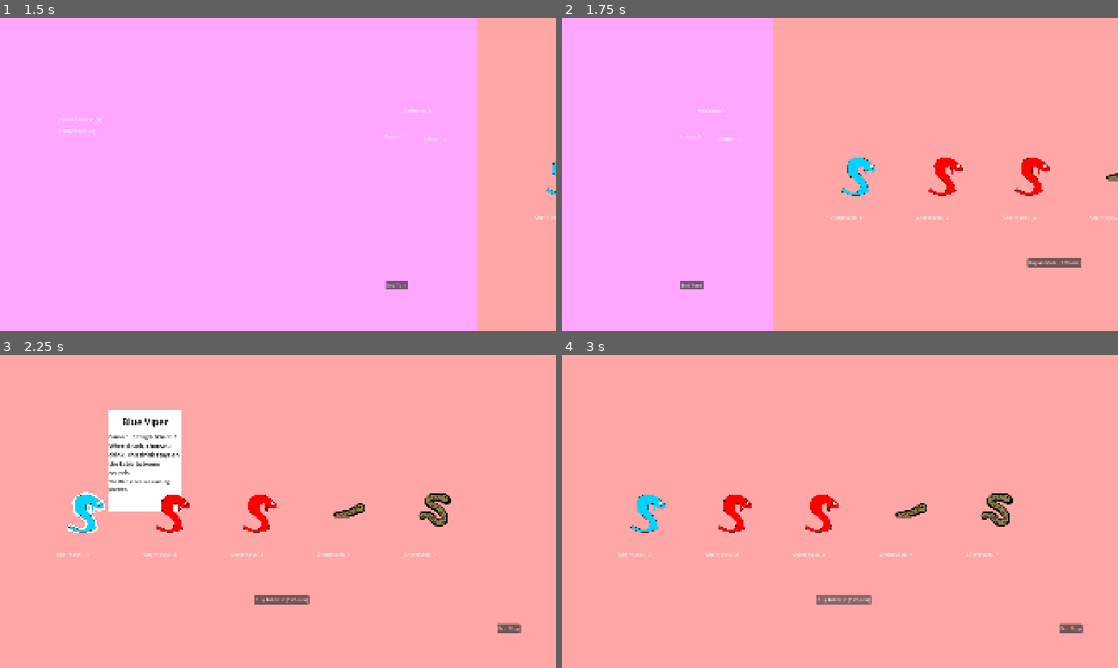
Above: before the commit, frames 1-4 (two rows, left to right).
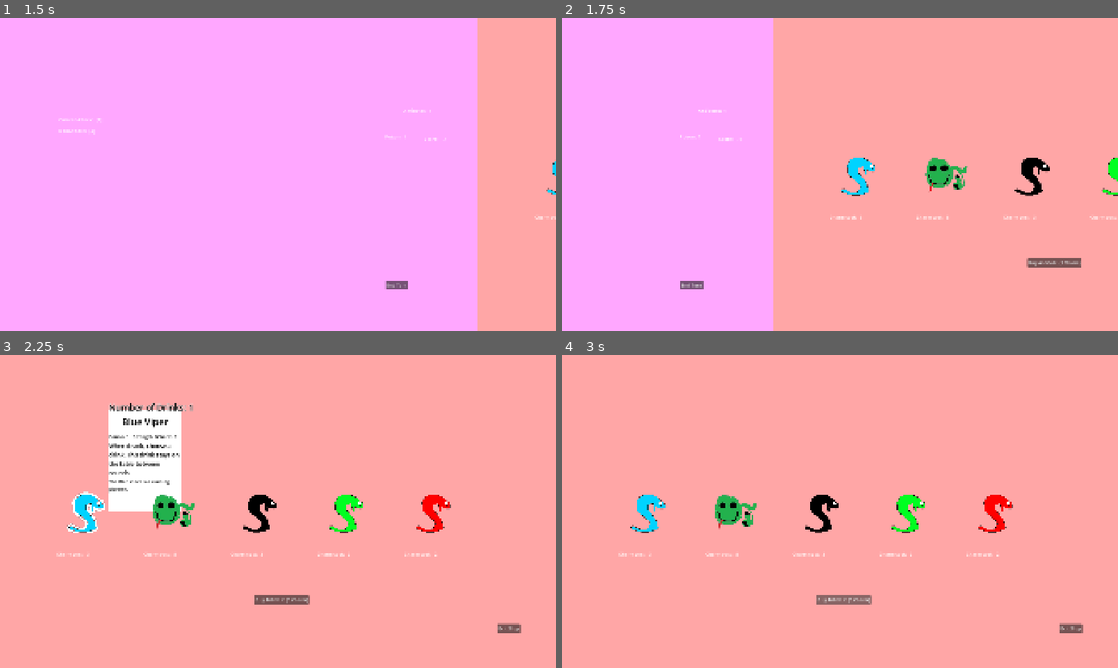
Above: after the commit, the same moments.

Repository: Novali91/Snakeeyes
Game: Godot game, scene res://01_Managers/01_StateManager/top_state_machine.tscn
The game is run twice, just before and just after one commit, with the same random seed, the same clock (stepped at 60 frames per second) and the same inputs.
Inputs (mouse positions are in pixels of both pictures, inside the frame that each line leads up to):
- Up to frame 1 (1.5 s): click "End Turn" at 0.5 s; click "Continue" at 1.25 s
- Up to frame 2 (1.75 s): no input
- Up to frame 3 (2.25 s): move the mouse to (100, 511) at 2.02 s; hold Right (right) from 2.03 s (still down); click (100, 511) at 2.17 s
- Up to frame 4 (3 s): release Right (right) at 2.75 s; click "Buy Antidote (3 Charm)" at 2.75 s

Frame 1 is identical in both runs. In frame 2, 1.1% of the frame differs, in the area x 65-100%, y 44-64%; in frame 3, 2.1%, in the area x 19-82%, y 15-65%; in frame 4, 1.9%.

Commit message:
Implemented hydra and friendly snake, reworked some systems, added some devart for cannibal, ambush, hydra, familiar, and friendly

Diff:
--- a/01_Managers/01_StateManager/01_States/02_Play/ability_helper.gd
+++ b/01_Managers/01_StateManager/01_States/02_Play/ability_helper.gd
@@ -12,6 +12,9 @@
 const GARDEN_SNAKE: int = 5
 const CLAIRVOYANT_SNAKE: int = 6
 const CANNIBAL_SNAKE: int = 7
+const HYDRA: int = 8
+const FRIENDLY_SNAKE: int = 9
+const FAMILIAR_SNAKE: int = 10
 
 func trigger_ability(ind: int, drink_position: Vector2) -> void:
 	match ind:
@@ -45,9 +48,9 @@
 			sm.camera_manager.switch_screen(sm.camera_manager.LEFT)
 			sm.camera_manager.lock_camera()
 			var snake: Snake = await sm.deck_manager.ability_helper.choose_snake()
-			sm.camera_manager.unlock_camera()
+			#sm.camera_manager.unlock_camera()
 			sm.camera_manager.switch_screen(sm.camera_manager.MIDDLE) # This logic should be updated when camera manager is updated
-			sm.camera_manager.lock_camera()
+			#sm.camera_manager.lock_camera()
 			var clairvoyant_drink: DrinkResource = sm.deck_manager.ability_helper.get_clairvoyant_drink(snake)
 			play_state.play_card(clairvoyant_drink, drink_position)
 			sm.camera_manager.unlock_camera()
@@ -58,7 +61,19 @@
 			sm.deck_manager.remove_snake(snake)
 			sm.camera_manager.unlock_camera()
 			pass
-		pass
+		HYDRA:
+			sm.camera_manager.switch_screen(sm.camera_manager.LEFT)
+			sm.camera_manager.lock_camera()
+			var snake: Snake = await sm.deck_manager.ability_helper.choose_snake()
+			snake.num_drinks += 1
+			snake.instantiate_tooltip()
+			sm.camera_manager.unlock_camera()
+			pass
+		FRIENDLY_SNAKE:
+			sm.hand_manager.ability_helper.change_poison_values_in_hand(1)
+			pass
+		FAMILIAR_SNAKE:
+			pass
 
 func draw_cards(num: int) -> void:
 	var num_drinks = sm.hand_manager.get_num_drinks()
--- a/01_Managers/01_StateManager/01_States/02_Play/play_state.gd
+++ b/01_Managers/01_StateManager/01_States/02_Play/play_state.gd
@@ -11,6 +11,7 @@
 
 func enter() -> void:
 	_ability_helper.draw_cards(5)
+	sm.hand_manager.drinks_drinkable = true
 	sm.end_turn_button.make_pressable()
 	sm.camera_manager.unlock_camera()
 
@@ -43,5 +44,6 @@
 		sm.switch_state(sm.States.PASS_OUT)
 
 func _end_turn() -> void:
+	sm.hand_manager.drinks_drinkable = false
 	sm.hand_manager.end_turn_discard()
 	sm.switch_state(sm.States.POISON_ROLL)
--- a/01_Managers/01_StateManager/02_GameStats/game_stats.gd
+++ b/01_Managers/01_StateManager/02_GameStats/game_stats.gd
@@ -35,7 +35,10 @@
 	load("res://02_Deck/02_Snakes/01_SpecificSnakes/garden_snake.tres"),
 	load("res://02_Deck/02_Snakes/01_SpecificSnakes/clairvoyant_snake.tres"),
 	load("res://02_Deck/02_Snakes/01_SpecificSnakes/ambush_viper.tres"),
-	load("res://02_Deck/02_Snakes/01_SpecificSnakes/cannibal_snake.tres")
+	load("res://02_Deck/02_Snakes/01_SpecificSnakes/cannibal_snake.tres"),
+	load("res://02_Deck/02_Snakes/01_SpecificSnakes/hydra.tres"),
+	load("res://02_Deck/02_Snakes/01_SpecificSnakes/friendly_snake.tres")
+	#load("res://02_Deck/02_Snakes/01_SpecificSnakes/familiar_snake.tres")
 ]
 
 var rare_snakes: Array[SnakeResource] = [
--- a/01_Managers/03_DeckManager/deck_manager.gd
+++ b/01_Managers/03_DeckManager/deck_manager.gd
@@ -44,9 +44,10 @@
 func reshuffle_drawpile() -> void:
 	# Maybe this is where we put the animation for refilling the drinks if we want one?
 	for snake: Snake in snake_deck:
-		var new_drink: Drink = create_drink(snake.current_drink, snake.attached_snake.drink_resource)
-		drink_drawpile.push_back(new_drink)
-		tooltip_manager.add_item(new_drink)
+		for num_drink: int in snake.num_drinks:
+			var new_drink: Drink = create_drink(snake.current_drink, snake.attached_snake.drink_resource)
+			drink_drawpile.push_back(new_drink)
+			tooltip_manager.add_item(new_drink)
 
 	shuffle_drawpile()
 	pass
--- a/01_Managers/04_HandManager/hand_ability_helper.gd
+++ b/01_Managers/04_HandManager/hand_ability_helper.gd
@@ -31,3 +31,9 @@
 
 	drink.instantiate_tooltip()
 	return
+
+func change_poison_values_in_hand(change: int) -> void:
+	for drink in hm.drinks:
+		drink.attached_drink.poison -= change
+		drink.instantiate_tooltip()
+	return
--- a/01_Managers/05_Tooltip_Manager/tooltip.gd
+++ b/01_Managers/05_Tooltip_Manager/tooltip.gd
@@ -31,6 +31,8 @@
 @onready var poison_label: Label = $Poison
 @onready var strength_label: Label = $Strength
 @onready var charm_label: Label = $Charm
+## For now, this label exists as a placeholder
+@onready var num_drinks_label: Label = $NumDrinks
 
 ## Assuming viewport size does NOT change midgame (idk if it can or not)
 @onready var viewport_size: Vector2 = get_viewport_rect().size
@@ -97,11 +99,11 @@
 	poison_label.visible=true
 	strength_label.visible = true
 	charm_label.visible = true
+	num_drinks_label.visible = true
 	pass
 
 func deactivate() -> void:
 	is_active = false
-	tooltip_sprite.visible = false
 	tooltip_sprite.visible = false
 	name_label.visible = false
 	desc_label.visible = false
@@ -109,6 +111,7 @@
 	poison_label.visible=false
 	strength_label.visible = false
 	charm_label.visible = false
+	num_drinks_label.visible = false
 	pass
 
 ## Used to instantiate the values in the tooltip descriptions using the drink/snake resource
@@ -122,12 +125,13 @@
 
 	pass
 
-func instantiate_snake_values(info: SnakeResource, current_drink: DrinkResource) -> void:
+func instantiate_snake_values(info: SnakeResource, current_drink: DrinkResource, num_drinks) -> void:
 	name_label.text = info.snake_name
 	desc_label.text = info.description
 	flavour_label.text = info.flavour_text
 	poison_label.text = "Poison: " + str(current_drink.poison)
 	strength_label.text = "Strength: " + str(current_drink.strength)
 	charm_label.text = "Charm: " + str(current_drink.charm)
+	num_drinks_label.text = "Number of Drinks: " + str(num_drinks)
 
 	pass
--- a/01_Managers/05_Tooltip_Manager/tooltip.tscn
+++ b/01_Managers/05_Tooltip_Manager/tooltip.tscn
@@ -30,6 +30,11 @@
 
 [sub_resource type="LabelSettings" id="LabelSettings_wv1ln"]
 font_color = Color(0, 0, 0, 1)
+
+[sub_resource type="LabelSettings" id="LabelSettings_lupg5"]
+font_size = 30
+font_color = Color(0, 0, 0, 1)
+outline_size = 6
 
 [node name="Tooltip" type="Node2D" unique_id=1158809468]
 script = ExtResource("1_vrqg4")
@@ -86,3 +91,9 @@
 offset_right = 249.0
 offset_bottom = 110.0
 label_settings = SubResource("LabelSettings_wv1ln")
+
+[node name="NumDrinks" type="Label" parent="." unique_id=167646664]
+visible = false
+offset_top = -30.0
+offset_right = 250.0
+label_settings = SubResource("LabelSettings_lupg5")
--- a/02_Deck/01_Drinks/01_SpecificDrinks/ambush_viper_venom.tres
+++ b/02_Deck/01_Drinks/01_SpecificDrinks/ambush_viper_venom.tres
@@ -1,6 +1,6 @@
 [gd_resource type="Resource" script_class="DrinkResource" format=3 uid="uid://duwfy2s813wch"]
 
-[ext_resource type="Texture2D" uid="uid://khalr0y0tw6o" path="res://05_Assets/01_Art/01_DevArt/Ambush_Snake.png" id="1_axjnp"]
+[ext_resource type="Texture2D" uid="uid://dr3karg7eg7u4" path="res://05_Assets/01_Art/01_DevArt/Ambush_Snake_Drink.png" id="1_axjnp"]
 [ext_resource type="Script" uid="uid://cysm36u2jsf44" path="res://02_Deck/01_Drinks/drink_resource.gd" id="1_wre0m"]
 
 [resource]
--- a/02_Deck/01_Drinks/01_SpecificDrinks/cannibal_snake_venom.tres
+++ b/02_Deck/01_Drinks/01_SpecificDrinks/cannibal_snake_venom.tres
@@ -1,7 +1,7 @@
 [gd_resource type="Resource" script_class="DrinkResource" format=3 uid="uid://doxoftcmguwnt"]
 
 [ext_resource type="Script" uid="uid://cysm36u2jsf44" path="res://02_Deck/01_Drinks/drink_resource.gd" id="1_kcvr0"]
-[ext_resource type="Texture2D" uid="uid://bjvvl31o8nip7" path="res://05_Assets/01_Art/01_DevArt/red_snake.png" id="1_ymohw"]
+[ext_resource type="Texture2D" uid="uid://bn0g7rqiaorc8" path="res://05_Assets/01_Art/01_DevArt/Cannibal_Snake_Drink.png" id="1_ymohw"]
 
 [resource]
 script = ExtResource("1_kcvr0")
--- /dev/null
+++ b/02_Deck/01_Drinks/01_SpecificDrinks/familiar_drink.tres
@@ -0,0 +1,7 @@
+[gd_resource type="Resource" script_class="DrinkResource" format=3 uid="uid://efsx0rrmhjkh"]
+
+[ext_resource type="Script" uid="uid://cysm36u2jsf44" path="res://02_Deck/01_Drinks/drink_resource.gd" id="1_ttjk1"]
+
+[resource]
+script = ExtResource("1_ttjk1")
+metadata/_custom_type_script = "uid://cysm36u2jsf44"
--- /dev/null
+++ b/02_Deck/01_Drinks/01_SpecificDrinks/friendly_drink.tres
@@ -0,0 +1,16 @@
+[gd_resource type="Resource" script_class="DrinkResource" format=3 uid="uid://dppinbuux6fee"]
+
+[ext_resource type="Texture2D" uid="uid://cy1ky6dowclq0" path="res://05_Assets/01_Art/01_DevArt/Friendly_Drink.png" id="1_8a6ts"]
+[ext_resource type="Script" uid="uid://cysm36u2jsf44" path="res://02_Deck/01_Drinks/drink_resource.gd" id="1_ssmvy"]
+
+[resource]
+script = ExtResource("1_ssmvy")
+drink_name = "Friendly Venom"
+drink_sprite = ExtResource("1_8a6ts")
+poison = 4
+charm = 1
+special_ability = 9
+cost = 7
+description = "When drank, reduce the poison of all drinks in your hand by 1."
+flavour_text = "They say that after drinking this snake's venom, you just light up the room."
+metadata/_custom_type_script = "uid://cysm36u2jsf44"
--- /dev/null
+++ b/02_Deck/01_Drinks/01_SpecificDrinks/hydra_venom.tres
@@ -0,0 +1,17 @@
+[gd_resource type="Resource" script_class="DrinkResource" format=3 uid="uid://bmgd0eihuujmf"]
+
+[ext_resource type="Texture2D" uid="uid://dv1b58tri3jog" path="res://05_Assets/01_Art/01_DevArt/Hydra_Drink.png" id="1_igc5v"]
+[ext_resource type="Script" uid="uid://cysm36u2jsf44" path="res://02_Deck/01_Drinks/drink_resource.gd" id="1_kce5o"]
+
+[resource]
+script = ExtResource("1_kce5o")
+drink_name = "Hydra Venom"
+drink_sprite = ExtResource("1_igc5v")
+poison = 2
+strength = 1
+charm = 1
+special_ability = 8
+cost = 10
+description = "When drank, choose a snake. That snake produces an extra drink permanently."
+flavour_text = "Side effects include: Abnormal growth out of each shoulder"
+metadata/_custom_type_script = "uid://cysm36u2jsf44"
--- a/02_Deck/01_Drinks/drink_resource.gd
+++ b/02_Deck/01_Drinks/drink_resource.gd
@@ -19,3 +19,6 @@
 # For tooltip
 @export var description: String = "No ability."
 @export var flavour_text: String
+
+## This is for familiar snake. Placeholder solution. Avery: how would we do this?
+@export var times_drank: int = 0
--- a/02_Deck/02_Snakes/01_SpecificSnakes/cannibal_snake.tres
+++ b/02_Deck/02_Snakes/01_SpecificSnakes/cannibal_snake.tres
@@ -2,7 +2,7 @@
 
 [ext_resource type="Resource" uid="uid://doxoftcmguwnt" path="res://02_Deck/01_Drinks/01_SpecificDrinks/cannibal_snake_venom.tres" id="1_aarbo"]
 [ext_resource type="Script" uid="uid://6sj3dk6frj4" path="res://02_Deck/02_Snakes/snake_resource.gd" id="1_wgvlc"]
-[ext_resource type="Texture2D" uid="uid://74xiq8gf18vb" path="res://05_Assets/01_Art/01_DevArt/red_poison.png" id="3_6w75r"]
+[ext_resource type="Texture2D" uid="uid://ulmcp8f4imxs" path="res://05_Assets/01_Art/01_DevArt/Cannibal_Snake.png" id="3_6w75r"]
 
 [resource]
 script = ExtResource("1_wgvlc")
--- /dev/null
+++ b/02_Deck/02_Snakes/01_SpecificSnakes/familiar_snake.tres
@@ -0,0 +1,7 @@
+[gd_resource type="Resource" script_class="SnakeResource" format=3 uid="uid://bec50sj77eqt6"]
+
+[ext_resource type="Script" uid="uid://6sj3dk6frj4" path="res://02_Deck/02_Snakes/snake_resource.gd" id="1_7tkqv"]
+
+[resource]
+script = ExtResource("1_7tkqv")
+metadata/_custom_type_script = "uid://6sj3dk6frj4"
--- /dev/null
+++ b/02_Deck/02_Snakes/01_SpecificSnakes/friendly_snake.tres
@@ -0,0 +1,16 @@
+[gd_resource type="Resource" script_class="SnakeResource" format=3 uid="uid://kyxfmd4f3xxh"]
+
+[ext_resource type="Resource" uid="uid://dppinbuux6fee" path="res://02_Deck/01_Drinks/01_SpecificDrinks/friendly_drink.tres" id="1_c4g1r"]
+[ext_resource type="Script" uid="uid://6sj3dk6frj4" path="res://02_Deck/02_Snakes/snake_resource.gd" id="1_oqrdi"]
+[ext_resource type="Texture2D" uid="uid://b85r6h1ryk340" path="res://05_Assets/01_Art/01_DevArt/Friendly_Snake.png" id="3_7ouck"]
+
+[resource]
+script = ExtResource("1_oqrdi")
+snake_name = "Friendly Snake"
+drink_resource = ExtResource("1_c4g1r")
+snake_sprite = ExtResource("3_7ouck")
+description = "When drank, reduce the poison of all drinks in your hand by 1."
+flavour_text = "This snake has existed since prehistoric times. Its smile is an evolutionary trait so strong that it never went extinct!"
+cost = 8
+rarity = "R"
+metadata/_custom_type_script = "uid://6sj3dk6frj4"
--- /dev/null
+++ b/02_Deck/02_Snakes/01_SpecificSnakes/hydra.tres
@@ -0,0 +1,16 @@
+[gd_resource type="Resource" script_class="SnakeResource" format=3 uid="uid://bf3qr7q1npftm"]
+
+[ext_resource type="Script" uid="uid://6sj3dk6frj4" path="res://02_Deck/02_Snakes/snake_resource.gd" id="1_blt8l"]
+[ext_resource type="Resource" uid="uid://bmgd0eihuujmf" path="res://02_Deck/01_Drinks/01_SpecificDrinks/hydra_venom.tres" id="1_vpydl"]
+[ext_resource type="Texture2D" uid="uid://bks7wifrpp6up" path="res://05_Assets/01_Art/01_DevArt/Hydra_Snake.png" id="2_8bycp"]
+
+[resource]
+script = ExtResource("1_blt8l")
+snake_name = "Hydra"
+drink_resource = ExtResource("1_vpydl")
+snake_sprite = ExtResource("2_8bycp")
+description = "When drank, pick a snake. That snake produces an extra drink permanently."
+flavour_text = "The Legendary Hydra, known for its abilities to... give other snakes more heads?"
+cost = 10
+rarity = "L"
+metadata/_custom_type_script = "uid://6sj3dk6frj4"
--- a/02_Deck/02_Snakes/snake.gd
+++ b/02_Deck/02_Snakes/snake.gd
@@ -24,7 +24,7 @@
 	pass
 
 func instantiate_tooltip() -> void:
-	tooltip.instantiate_snake_values(attached_snake, current_drink)
+	tooltip.instantiate_snake_values(attached_snake, current_drink, num_drinks)
 	return
 
 func activate_tooltip() -> void:
Binary file added: 05_Assets/01_Art/01_DevArt/Ambush_Snake_Drink.png
Not shown, added: 05_Assets/01_Art/01_DevArt/Ambush_Snake_Drink.png.import
Binary file added: 05_Assets/01_Art/01_DevArt/Cannibal_Snake.png
Not shown, added: 05_Assets/01_Art/01_DevArt/Cannibal_Snake.png.import
Binary file added: 05_Assets/01_Art/01_DevArt/Cannibal_Snake_Drink.png
Not shown, added: 05_Assets/01_Art/01_DevArt/Cannibal_Snake_Drink.png.import
Binary file added: 05_Assets/01_Art/01_DevArt/Familiar_Drink.png
Not shown, added: 05_Assets/01_Art/01_DevArt/Familiar_Drink.png.import
Binary file added: 05_Assets/01_Art/01_DevArt/Familiar_Snake.png
Not shown, added: 05_Assets/01_Art/01_DevArt/Familiar_Snake.png.import
Binary file added: 05_Assets/01_Art/01_DevArt/Friendly_Drink.png
Not shown, added: 05_Assets/01_Art/01_DevArt/Friendly_Drink.png.import
(and 6 more such lines)
